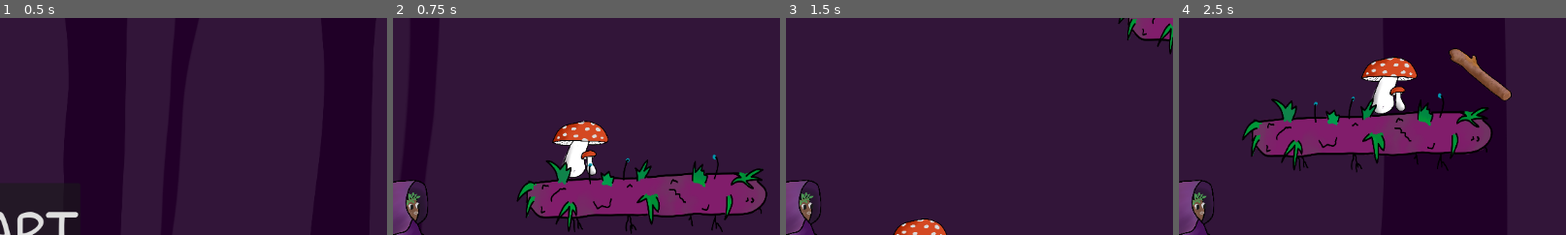
Above: before the commit, frames 1-4 (left to right).
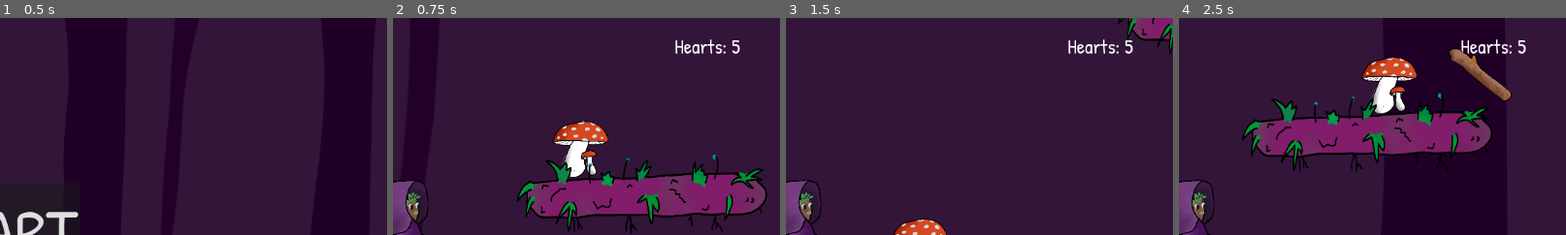
Above: after the commit, the same moments.

Repository: one-mink/into_the_woods
Game: Godot game, scene res://scenes/start_srceen.tscn
Same seed, same stepped clock (60 frames per second), same inputs: the game is played once before the commit and once after it.
Inputs:
- Up to frame 1 (0.5 s): no input
- Up to frame 2 (0.75 s): click "START" at 0.5 s
- Up to frame 3 (1.5 s): tap Enter (ui_accept) at 1.25 s; hold Right (ui_right) from 1.28 s (still down); tap S (throw) at 1.35 s
- Up to frame 4 (2.5 s): keep holding Right (ui_right); tap Enter (ui_accept) at 1.52, 2.27 s; tap Alt at 2.1 s
The pictures show only the part of the screen within x 50-100%, y 0-50%; the shares and areas given below are measured in that part.

Frame 1 is identical in both runs. In frame 2, 0.4% of the frame differs, in the area x 72-90%, y 9-17%; in frame 3, 0.4%; in frame 4, 0.4%.

Commit message:
added label

Diff:
--- a/scenes/player.tscn
+++ b/scenes/player.tscn
@@ -4,6 +4,7 @@
 [ext_resource type="Script" uid="uid://bonklnptvprjk" path="res://scripts/character_body_2d.gd" id="1_g2els"]
 [ext_resource type="FontFile" uid="uid://credw2f6vml43" path="res://fonts/PatrickHand-Regular.ttf" id="3_dqkch"]
 [ext_resource type="Script" uid="uid://c627wsa6wicol" path="res://scripts/fuel-label.gd" id="3_qhqgy"]
+[ext_resource type="Script" uid="uid://cxdcyoagfy4fp" path="res://scripts/heart-label.gd" id="5_qlg0r"]
 
 [sub_resource type="SpriteFrames" id="SpriteFrames_sh265"]
 animations = [{
@@ -49,3 +50,12 @@
 theme_override_fonts/font = ExtResource("3_dqkch")
 theme_override_font_sizes/font_size = 30
 script = ExtResource("3_qhqgy")
+
+[node name="Label2" type="Label" parent="CharacterBody2D" unique_id=454134974]
+offset_left = 419.0
+offset_top = -303.0
+offset_right = 543.0
+offset_bottom = -217.0
+theme_override_fonts/font = ExtResource("3_dqkch")
+theme_override_font_sizes/font_size = 30
+script = ExtResource("5_qlg0r")
--- /dev/null
+++ b/scripts/heart-label.gd
@@ -0,0 +1,4 @@
+extends Label
+
+func _process(delta: float) -> void:
+	text = "Hearts: " + str(Player.hearts)
Not shown, added: scripts/heart-label.gd.uid
